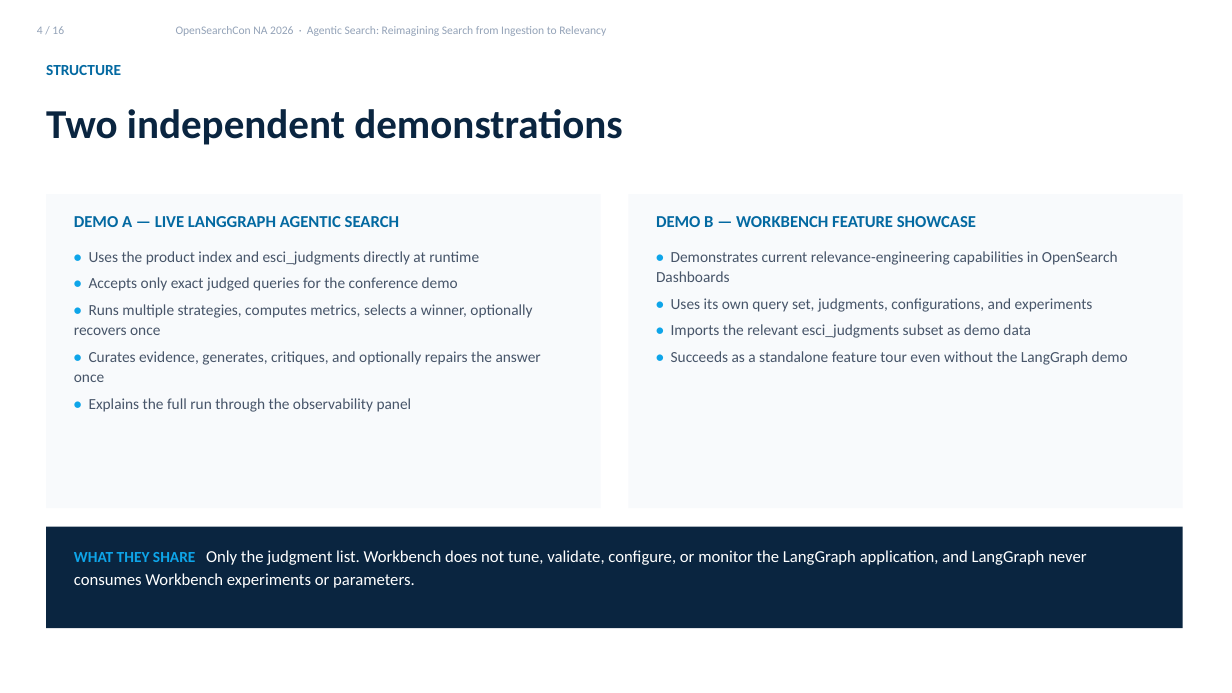
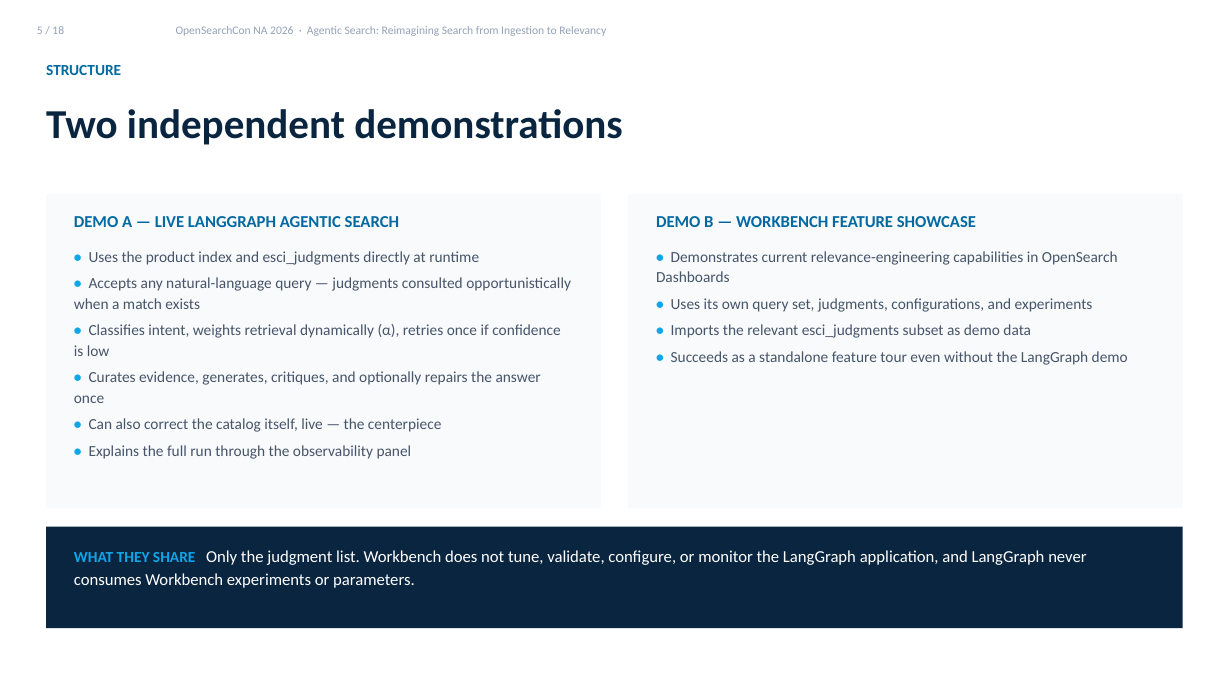
Before and after one commit to kmwtechnology/opensearch2026-agentic-search, a slide deck: slide 5 of docs/presentation/Agentic Search Talk Draft.pptx (slide 4 before the commit). Drawn at 1232x693 pixels with LibreOffice and Linux fonts; fonts in the diff are those of the drawing. Boxes give left, top, right and bottom in pixels: in the first picture for what was removed or moved away, otherwise in the second. Text is boxed around its words. In the diff, an @@ line names an element or a change of style, - is before the commit and + after.

```diff
--- a/docs/presentation/Agentic Search Talk Draft.pptx
+++ b/docs/presentation/Agentic Search Talk Draft.pptx
@@ text at bbox=[37, 26, 64, 34]: text changed @@
-4 / 16
+5 / 18
@@ text at bbox=[74, 277, 571, 356]: text changed @@
-• Accepts only exact judged queries for the conference demo
-• Runs multiple strategies, computes metrics, selects a winner, optionally recovers once
+• Accepts any natural-language query — judgments consulted opportunistically when a match exists
+• Classifies intent, weights retrieval dynamically (α), retries once if confidence is low
@@ text at bbox=[89, 418, 441, 432]: paragraph added @@
+• Can also correct the catalog itself, live — the centerpiece
```
Also in this commit, not shown: 13 other slides changed, 2 slides added.
